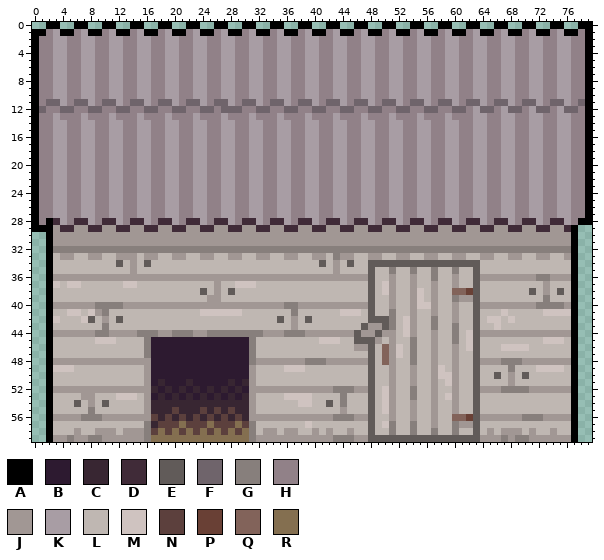
Edited in one commit: sprite sheet (palmesneo_village/palmesneo_village/Content/Items/coop.png). That is the earlier state.
The file is 80x60 pixels.
Palette (. is transparent): A #000000  B #2d1a30  C #382632  D #402b38  E #615b59  F #6f646b  G #877f7c  H #918188  J #a19794  K #a89da4  L #bfb7b2  M #cfc3c0  N #5c403d  P #694035  Q #82635a  R #846f50
Pixels before (only the part around the change), first column x 8:
38 LLLLLLLLLLLLLLLLELJLELLLLLLLLLLLLLLL
39 LLLLLLLLLLLLLLLLLJJLLLLLLLLLLLLLLLLL
40 JGGGGJJJJJJJJJJJJJJJJJJJJJJJGGJJJJJJ
41 MJGLLLLLLLLLLLLLMMMMMMLLLLLLLGLLLLLL
42 ELJLELLLLLLLLLLLLLLLLLLLLLLELJLELLLL
43 LLGLLLLLLLLLLLLLLLLLLLLLLLLLLJLLLLLL
44 JGGJJJJGGGJJGGGJJGGGGGGGGJJJGGGJJJJJ
45 LMMMLLLLGBBBBBBBBBBBBBBGLLLLLLLLLMMM
46 LLLLLLLLGBBBBBBBBBBBBBBGLLLLLLLLLLLL
47 LLLLLLLLGBBBBBBBBBBBBBBGLLLLLLLLLLLL
48 JJJJJJJJJBBBBBBBBBBBBBBGJJJJJJJGGGJJ
49 LLLLLLLLJBBBBBBBBBBBBBBJLLLLMMMLLLLL
50 LLLLLLLLJBBBBBBBBBBBBBBJLLLLLLLLLLLL
51 LLLLLLLLJBCBBBCBBBBBCBCJLLLLLLLLLLLL
52 JJJJJJJJJCBCBCBCBCBCBCBJJJJJJJJJJJJG
53 JLLLMMMLJBCBCBCBCBCBCBCJLLLLMMMMLLLL
54 JLELLLLLJCCCCCCCCCCCCCCJLLLLLLMMLLEL
55 GLLLLLLLJCCCNCCCNCNCNCCJLLLLLLLLLLLL
56 GGJJJJJJJNCNCNCNCNCNCNCJJJJJJJJJJJJG
57 LLLLLLLLGCNNNRNNNRNNNRNGLLLLLLLMLLLL
58 LJJJLJJJGNRNRNRNRNRNRNRGLJJLJJLLJLJL
59 GGJJJJJJGRRRRRRRRRRRRRRGJJJJJJJJJJJG
New version:
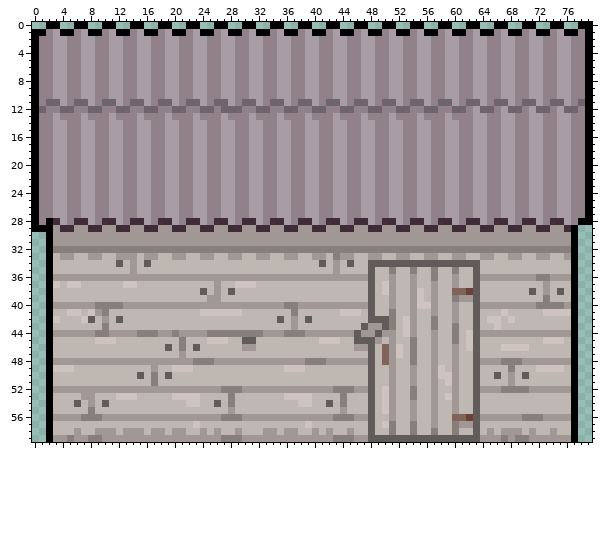
Log entry: Временное изменение спрайт курятника Заделал проем для кур в спрайте курятника, так как на данный момент у кур нет возможности выйти из курятника, и чтобы это не вводило в заблуждение игрока
Diff:
The edit turns colour B into colour E in row 45 at x 30; in row 46 at x 19 and 23; in row 50 at x 19.
The edit turns colour C into colour E in row 54 at x 26.
The edit turns colour G into colour E in row 45 at x 31.
The edit turns colour L into colour E in row 50 at x 15.
The edit turns colour B into colour G in rows 45 to 46 at x 21; in row 48 at x 23 to 25; in rows 50 to 51 at x 17; in row 52 at x 28.
The edit turns colour C into colour G in row 52 at x 27 and 29; in rows 53 to 54 at x 28; in row 56 at x 28.
The edit turns colour N into colour G in row 56 at x 27 and 29.
The edit turns colour R into colour G in row 59 at x 27 to 29.
The edit turns colour B into colour J in row 46 at x 30; in row 47 at x 21; in row 48 at x 17 to 22 and 26 to 30; in row 49 at x 17; in row 52 at x 18, 20, 22, 24, 26 and 30.
The edit turns colour C into colour J in row 52 at x 17, 19, 21, 23 and 25; in row 56 at x 18, 20, 22, 24, 26 and 30.
The edit turns colour G into colour J in row 44 at x 21 to 22; in row 46 at x 31; in row 48 at x 31; in row 59 at x 16 and 31.
The edit turns colour N into colour J in row 55 at x 28; in row 56 at x 17, 19, 21, 23 and 25; in row 58 at x 17, 21 and 29.
The edit turns colour R into colour J in row 58 at x 18, 20, 24 and 26; in row 59 at x 17 to 26 and 30.
The edit turns colour B into colour L in row 45 at x 17 to 20, 22 to 24 and 28 to 29; in row 46 at x 17 to 18, 20, 22 and 24 to 29; in row 47 at x 17 to 20 and 22 to 30; in row 49 at x 18 to 19 and 23 to 30; in row 50 at x 18 and 20 to 30; in row 51 at x 19 to 21, 23 to 27 and 29.
The edit turns colour B into colour L in row 53 at x 17, 19, 25, 27 and 29.
The edit turns colour C into colour L in row 51 at x 18, 22, 28 and 30; in row 53 at x 18, 24, 26 and 30; in row 54 at x 17 to 21, 24 to 25, 27 and 29 to 30; in row 55 at x 17 to 19, 21 to 23, 25, 27 and 29 to 30; in row 57 at x 17.
The edit turns colour G into colour L in rows 45 to 46 at x 16; in row 47 at x 16 and 31; in rows 57 to 58 at x 16 and 31.
The edit turns colour J into colour L in rows 49 to 51 at x 16 and 31; in rows 53 to 55 at x 16 and 31.
The edit turns colour N into colour L in row 55 at x 20, 24 and 26; in row 57 at x 18 to 20, 22, 24, 26 to 28 and 30; in row 58 at x 19, 23, 25 and 27.
The edit turns colour R into colour L in row 57 at x 21, 25 and 29; in row 58 at x 22, 28 and 30.
The edit turns colour B into colour M in row 45 at x 25 to 27; in row 49 at x 20 to 22; in row 53 at x 21 and 23.
The edit turns colour C into colour M in row 53 at x 20 and 22; in row 54 at x 22 to 23.
The edit turns colour N into colour M in row 57 at x 23.
Where, in picture pixels (left, top, right, bottom), the same in both pictures:
changed: (137, 330, 256, 442)
